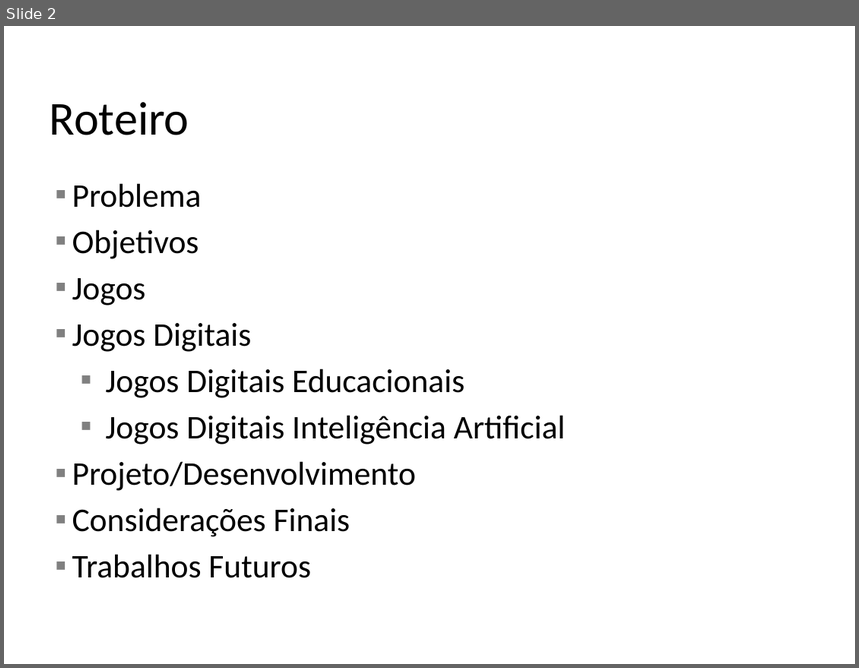
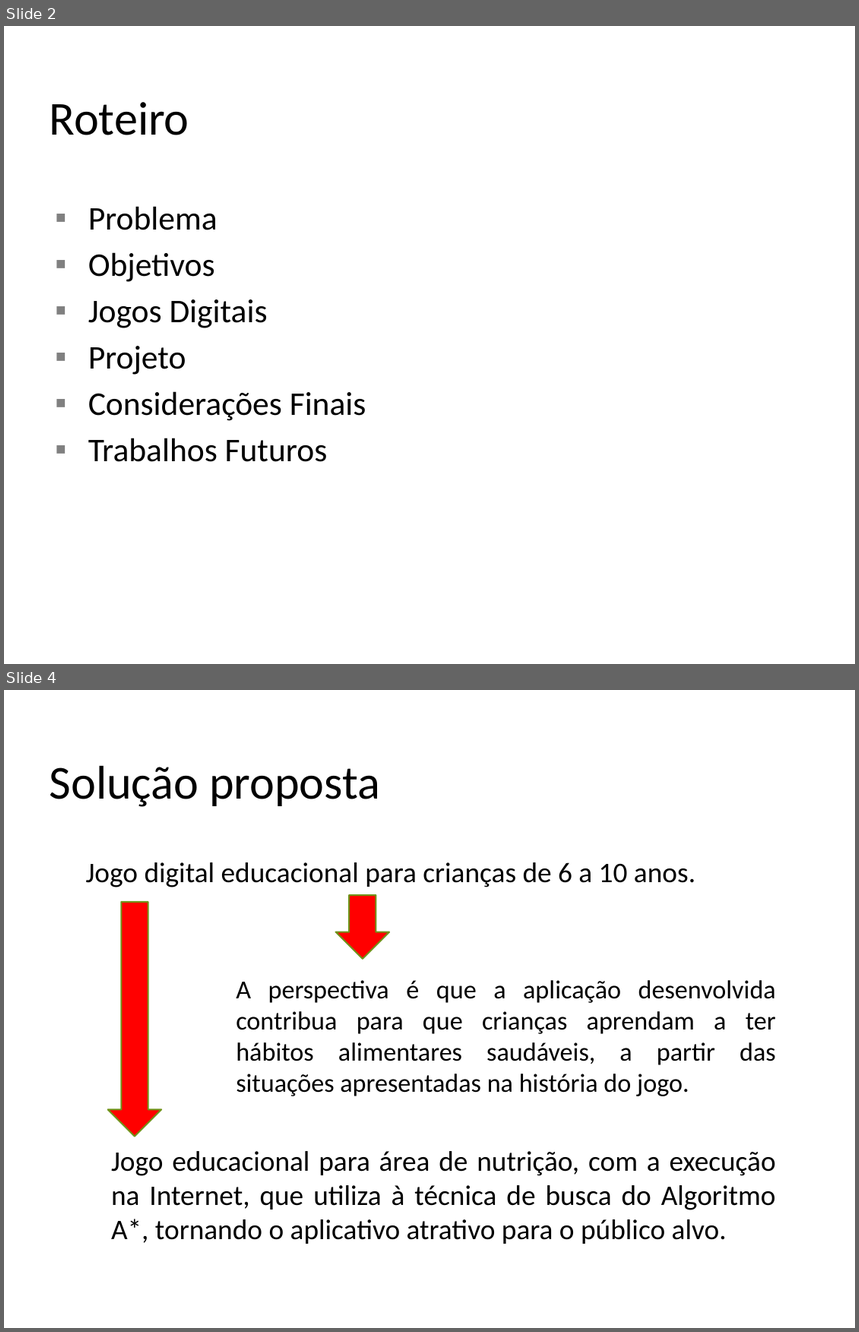
Before and after one commit to zehamarall/tcc, a slide deck: Doc/Apresentacao TCCII.pptx. Shown one above the other, each under a label of ours: slide 2 before the commit, slides 2 and 4 after it; the slides between them are not shown. The pictures are 859x668 and 859x1332 pixels, drawn with LibreOffice and Linux fonts; fonts in the diff are those of the drawing; background and template pictures are left out. Boxes give left, top, right and bottom in pixels: in the first picture for what was removed or moved away, otherwise in the second. Text is boxed around its words. In the diff, an @@ line names an element or a change of style, - is before the commit and + after.

```diff
--- a/Doc/Apresentacao TCCII.pptx
+++ b/Doc/Apresentacao TCCII.pptx
@@ slide 4 added at (4,690,855,1328), background #FFFFFF @@
@@ title added at (50,765,380,807), 40 pt, text #000000 @@
+Solução proposta
@@ text added at (86,863,776,1244), 24 pt, text #000000 @@
+Jogo digital educacional para crianças de 6 a 10 anos.
+A perspectiva é que a aplicação desenvolvida contribua para que crianças aprendam a ter hábitos alimentares saudáveis, a partir das situações apresentadas na história do jogo.
+Jogo educacional para área de nutrição, com a execução na Internet, que utiliza à técnica de busca do Algoritmo A*, tornando o aplicativo atrativo para o público alvo.
@@ right arrow added at (108,901,162,1136), fill #FF0000, outline #70931A 1.25 pt @@
@@ right arrow added at (336,895,389,959), fill #FF0000, outline #70931A 1.25 pt @@
@@ slide 2 changed as well @@
@@ text at (88,206,367,462): indent changed @@
@@ text at (72,278,146,306): paragraph removed @@
-▪ Jogos
@@ text at (88,346,186,375): text changed @@
-▪ Jogos Digitais Educacionais
-▪ Jogos Digitais Inteligência Artificial
-▪ Projeto/Desenvolvimento
+▪ Projeto
```
Also in this commit, not shown: 10 other slides changed, 11 other slides added, 10 slides removed, 1 other file.
